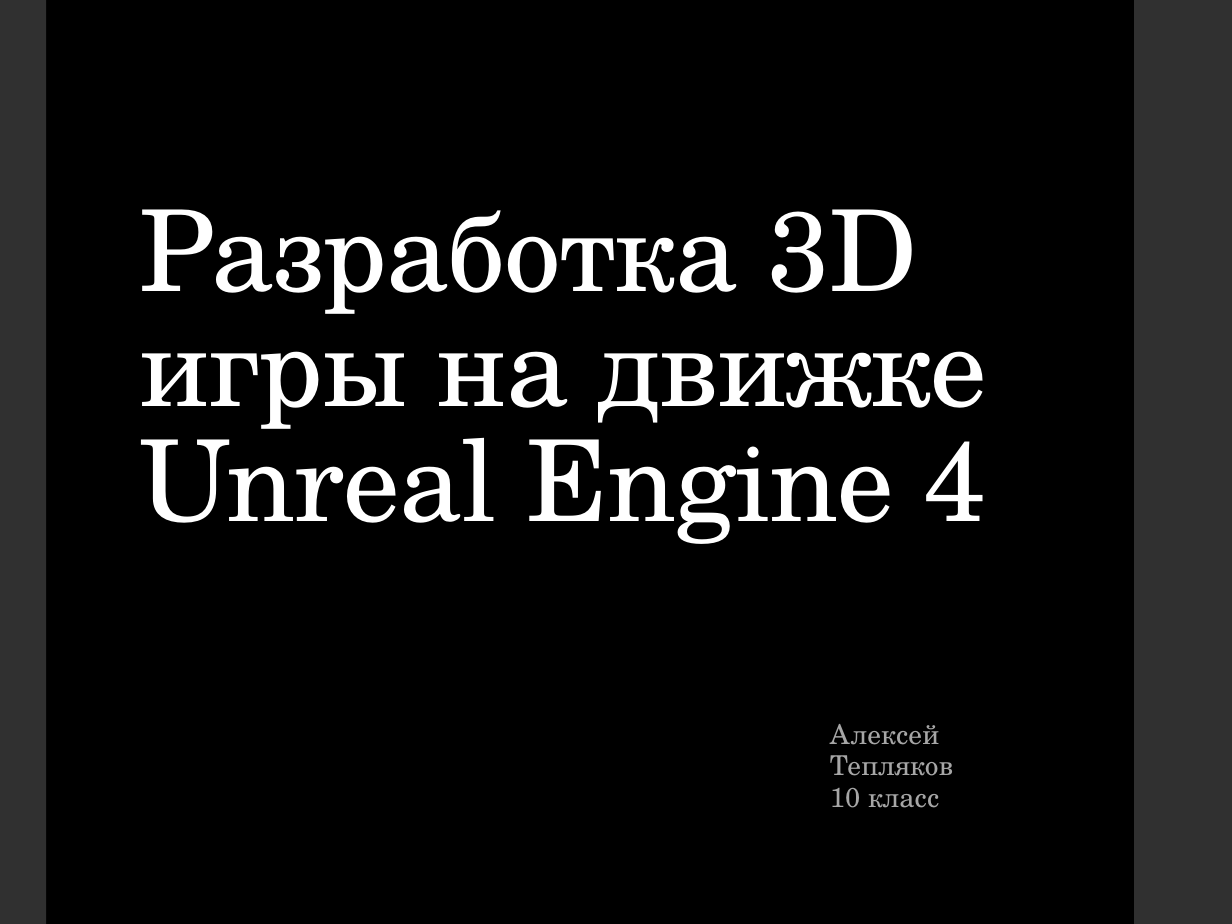
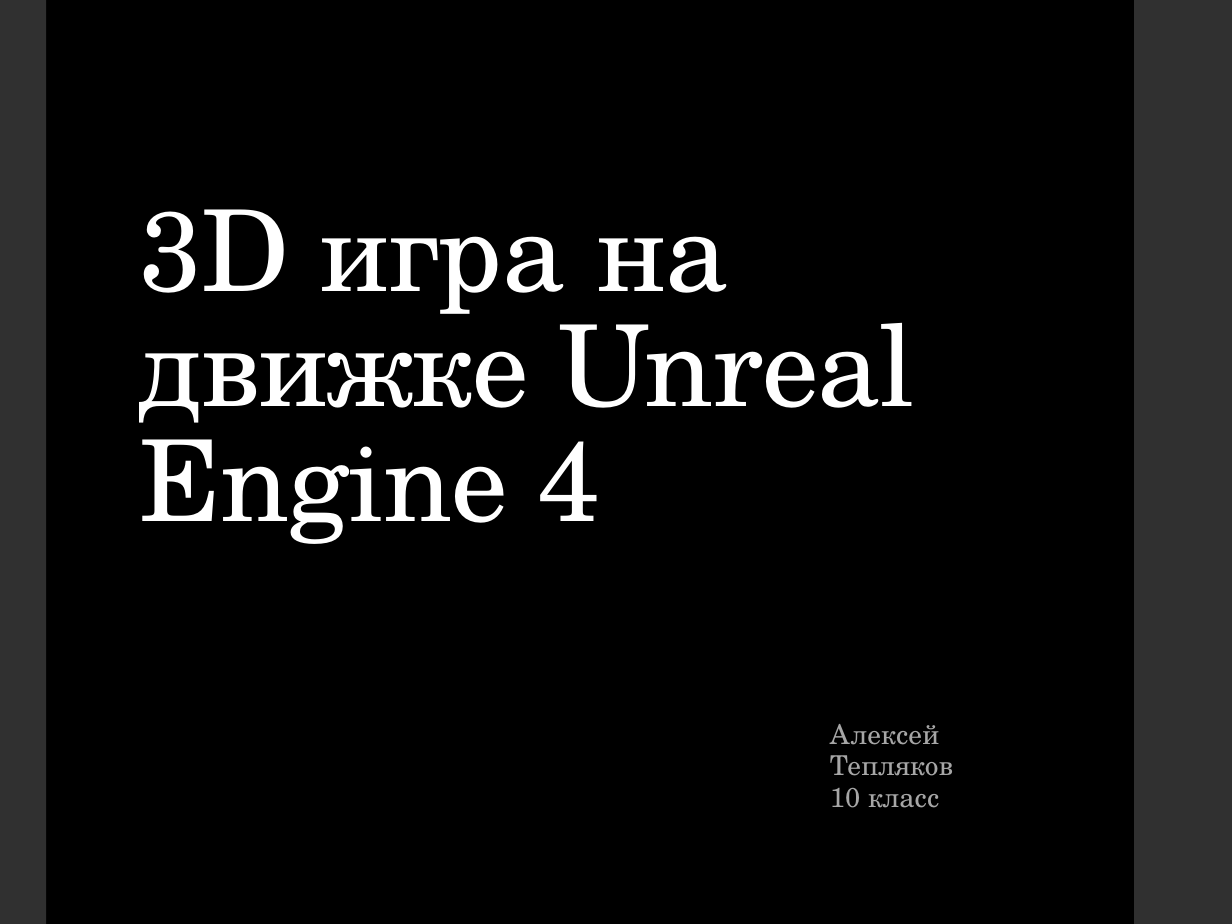
Before and after one commit to Kexfff/SchoolProjectGame, a slide deck: slide 1 of Presentation 4.3.pptx. Drawn at 1232x924 pixels with LibreOffice and Linux fonts; fonts in the diff are those of the drawing. Boxes give left, top, right and bottom in pixels: in the first picture for what was removed or moved away, otherwise in the second. Text is boxed around its words. In the diff, an @@ line names an element or a change of style, - is before the commit and + after.

```diff
--- a/Presentation 4.3.pptx
+++ b/Presentation 4.3.pptx
@@ title at (x1=140, y1=209, x2=915, y2=544): text changed @@
-Разработка 3D игры на движке Unreal Engine 4
+3D игра на движке Unreal Engine 4
```
Also in this commit, not shown: 3 other slides changed, 1 slide added, 1 slide removed.
